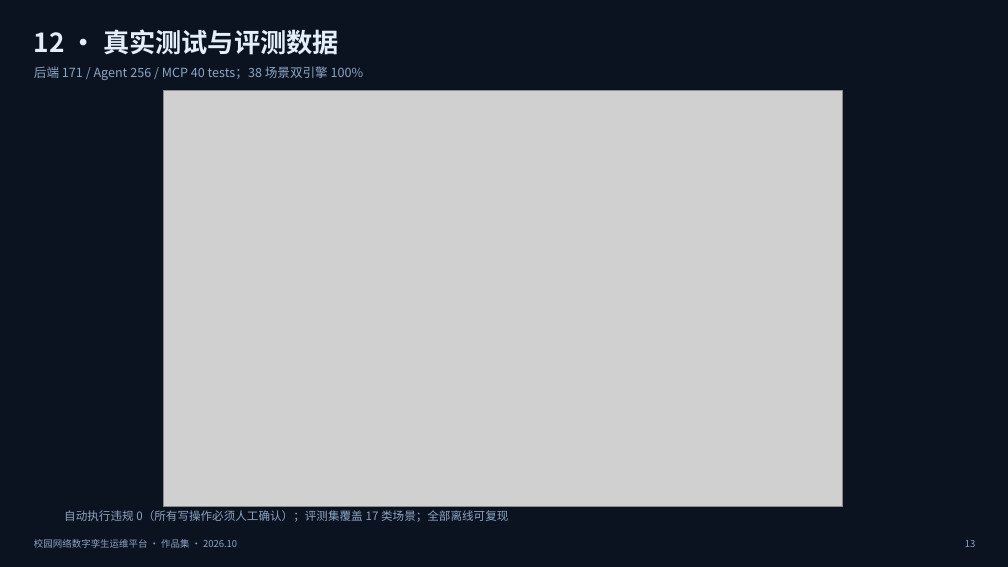
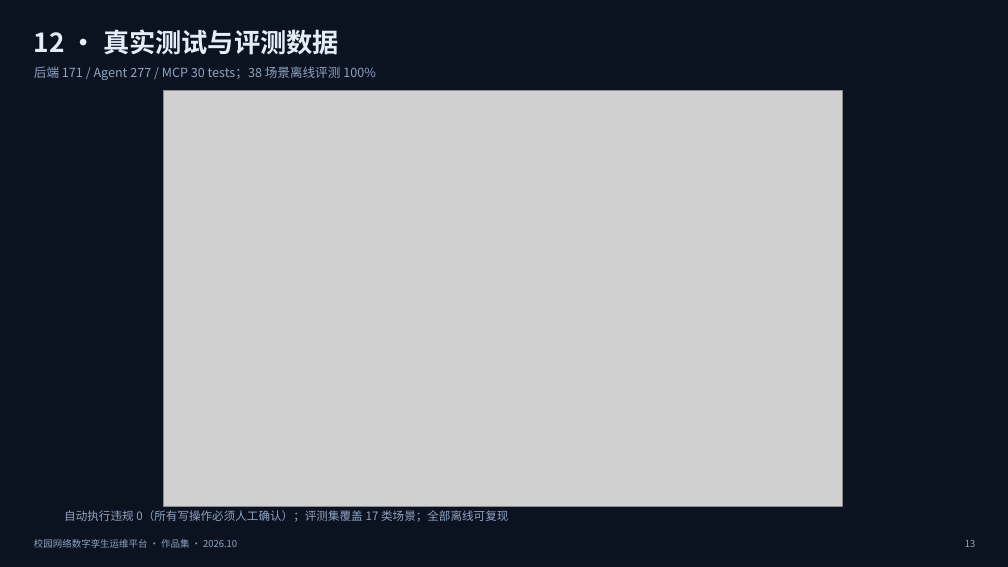
Before and after one commit to zz-147/campus-twin, a slide deck: slide 13 of docs/校园网络数字孪生运维平台-作品集.pptx. Drawn at 1008x567 pixels with LibreOffice and Linux fonts; fonts in the diff are those of the drawing; grey boxes stand for pictures. Boxes give left, top, right and bottom in pixels: in the first picture for what was removed or moved away, otherwise in the second. Text is boxed around its words. In the diff, an @@ line names an element or a change of style, - is before the commit and + after.

```diff
--- a/docs/校园网络数字孪生运维平台-作品集.pptx
+++ b/docs/校园网络数字孪生运维平台-作品集.pptx
@@ text at [34,66,376,80]: text changed @@
-后端 171 / Agent 256 / MCP 40 tests；38 场景双引擎 100%
+后端 171 / Agent 277 / MCP 30 tests；38 场景离线评测 100%
```
Also in this commit, not shown: 3 other slides changed, 8 other files.
